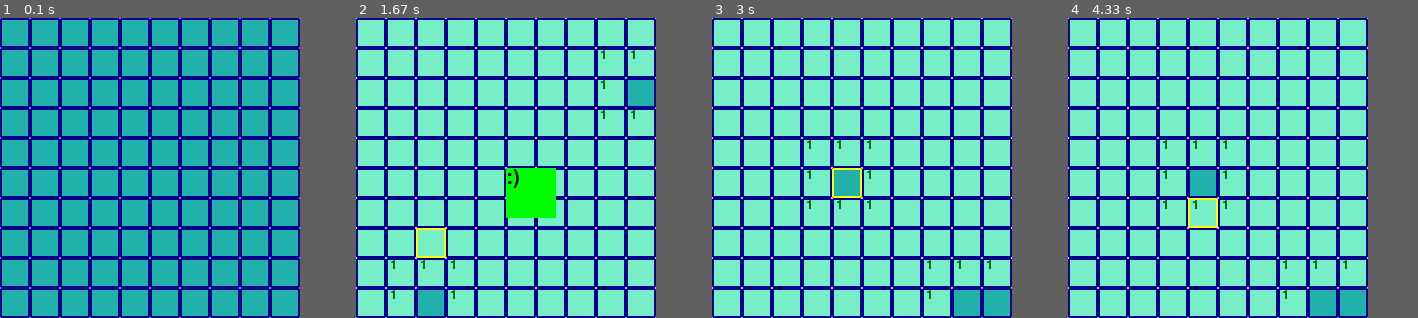
Above: before the commit, frames 1-4 (left to right).
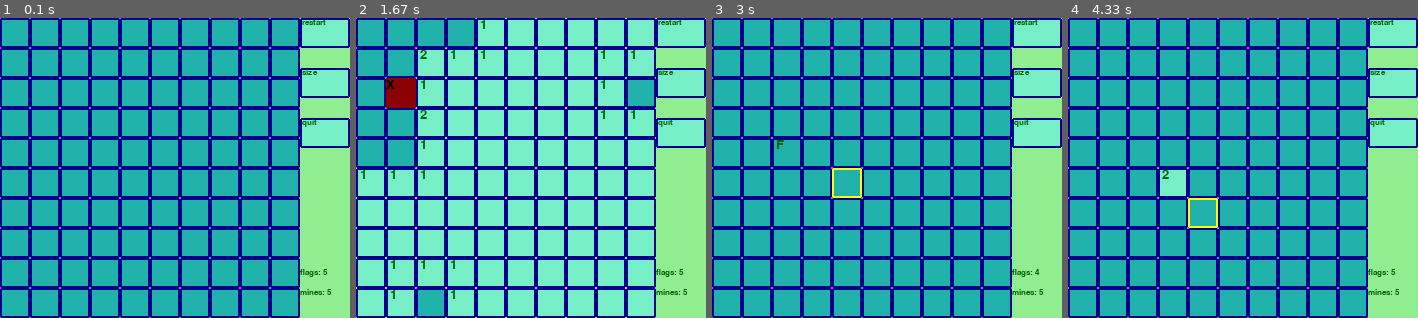
Above: after the commit, the same moments.

Repository: Deeroil/ot-harjoitustyo
Game: pygame game, started from src/index.py
Same seed, same stepped clock (60 frames per second), same inputs: the game is played once before the commit and once after it.
Inputs (mouse positions are in pixels of both pictures, inside the frame that each line leads up to):
- Up to frame 1 (0.1 s): no input
- Up to frame 2 (1.67 s): press the mouse at (401, 63) at 0.37 s; move the mouse to (412, 150) at 0.47 s; release the mouse at (422, 237) at 0.6 s; press the mouse at (429, 63) at 0.7 s; move the mouse to (492, 147) at 0.8 s; release the mouse at (555, 231) at 0.93 s; press the mouse at (520, 33) at 1.03 s; move the mouse to (499, 69) at 1.13 s; release the mouse at (482, 105) at 1.27 s; press the mouse at (520, 33) at 1.37 s; move the mouse to (457, 66) at 1.47 s; release the mouse at (398, 102) at 1.6 s
- Up to frame 3 (3 s): right-click (792, 153) at 2.55 s; press the mouse at (817, 93) at 2.87 s; move the mouse to (845, 183) at 2.97 s
- Up to frame 4 (4.33 s): release the mouse at (1229, 273) at 3.1 s; press the mouse at (1232, 123) at 3.2 s; move the mouse to (1260, 132) at 3.3 s; release the mouse at (1292, 141) at 3.43 s; press the mouse at (1323, 63) at 3.53 s; move the mouse to (1344, 72) at 3.63 s; release the mouse at (1369, 81) at 3.77 s; press the mouse at (1141, 33) at 3.87 s; move the mouse to (1162, 105) at 3.97 s; release the mouse at (1183, 174) at 4.1 s; press the mouse at (1082, 123) at 4.2 s; move the mouse to (1190, 198) at 4.3 s
The window is 300x300 before the commit and 350x300 after it. Grey fills any space a smaller window leaves; there, only what the larger window draws over its background counts as a difference.

The runs differ from the first frame. In frame 1, 4.5% of the frame differs, in the area x 85-100%, y 0-93%; in frame 2, 15%; in frame 3, 67%, in the area x 0-100%, y 0-100%; in frame 4, 67%.

Commit message:
Add sidebar to GUI

Diff:
--- a/src/ui/pygame_ui.py
+++ b/src/ui/pygame_ui.py
@@ -14,26 +14,56 @@
     """
 
     def __init__(self):
-        n = 10
-        self.grid = Grid(n)
-        self.grid.set_up_grid(2)
+        size = 10
+        self.grid = Grid(size)
+        self.grid.set_up_grid(5)
         self.msweep = Minesweeper(self.grid)
         self.tiles = []
+        self.menu = []
 
         pygame.init()
 
-        for y in range(n):
-            for x in range(n):
+        # fill tiles
+        for y in range(size):
+            for x in range(size):
                 index = x + y*self.grid.width
                 rec = pygame.Rect(x*30, y*30, 30, 30)
                 t = Tile(rec, index)
                 self.tiles.append(t)
+
+        # fill menu
+        i = 0
+        values = ["restart", "size", "quit"]
+        for x in [0,50, 100]:
+            rect = pygame.Rect(300, 0+x, 50, 30)
+            button = Tile(rect, i)
+            button.value = values[i]
+            self.menu.append(button)
+            i += 1
 
     def open_tile(self, mouse_pos):
         for i in range(len(self.tiles)):
             if self.tiles[i].rect.collidepoint(mouse_pos):
                 self.msweep.add_shown_tiles(i)
                 self.tiles[i].value = str(self.msweep.get_shown_tile(i))
+
+        self.click_menu(mouse_pos)
+
+    def click_menu(self, mouse_pos):
+        for i in range(len(self.menu)):
+            if self.menu[i].rect.collidepoint(mouse_pos):
+                if self.menu[i].value == "restart":
+                    print("clicked restart")
+                    self.__init__()
+
+                elif self.menu[i].value == "size":
+                    print("clicked size")
+                    self.__init__()
+
+                elif self.menu[i].value == "quit":
+                    print("clicked quit")
+                    pygame.quit()
+                    raise SystemExit
 
     def toggle_flag(self, mouse_pos):
         for i in range(len(self.tiles)):
@@ -71,9 +101,32 @@
                 shown = " " + t.value
                 screen.blit(t.font.render(shown, True, "darkgreen"), t.rect)
 
+    def draw_menu(self, screen):
+        for t in self.menu:
+            pygame.draw.rect(screen, "aquamarine2", t.rect)
+            pygame.draw.rect(screen, t.color, t.rect, width=2, border_radius=2,
+                                    border_top_left_radius=-1, border_top_right_radius=-1,
+                                    border_bottom_left_radius=-1, border_bottom_right_radius=-1)
+
+            shown = " " + t.value
+            screen.blit(pygame.font.SysFont('Comic Sans', 13).render(shown, True, "darkgreen"), t.rect)
+
+    def draw_stats(self, screen):
+        """waa.
+        """
+
+        flags_left = self.grid.mines - len(self.msweep.flags)
+        shown = f"flags: {flags_left}"
+        screen.blit(pygame.font.SysFont('Comic Sans', 13).render(shown, True, "darkgreen"), pygame.Rect(300, 250, 50, 30))
+
+        shown = f"mines: {self.msweep.grid.mines}"
+        screen.blit(pygame.font.SysFont('Comic Sans', 13).render(shown, True, "darkgreen"), pygame.Rect(300, 270, 50, 30))
+
+
     def pygame_loop(self):
-        screen = pygame.display.set_mode([300, 300])
+        screen = pygame.display.set_mode([350, 300])
         clock = pygame.time.Clock()
+        pygame.display.set_caption("Minesweeper")
 
         while True:
             for event in pygame.event.get():
@@ -94,9 +147,16 @@
                     for i in self.tiles:
                         i.handle_hover(mouse_pos)
 
+                    for i in self.menu:
+                        i.handle_hover(mouse_pos)
+
             screen.fill("lightgreen")
 
+            self.draw_menu(screen)
+
             self.draw_tiles(screen)
+
+            self.draw_stats(screen)
 
             if self.msweep.check_loss():
                 losing_tiles = [obj for obj in self.tiles if obj.value == "9"]
@@ -107,10 +167,11 @@
                     "X", True, "black"), tile.rect)
                 pygame.display.flip()
                 pygame.time.delay(1000)
-                return
+                self.__init__()
+                # return
 
             if self.msweep.check_win():
-                rect = (150, 150, 50, 50)
+                rect = (300, 150, 50, 50)
                 pygame.draw.rect(screen, "green", rect)
                 screen.blit(pygame.font.SysFont('Comic Sans', 30).render(
                     ":)", True, "black"), rect)
